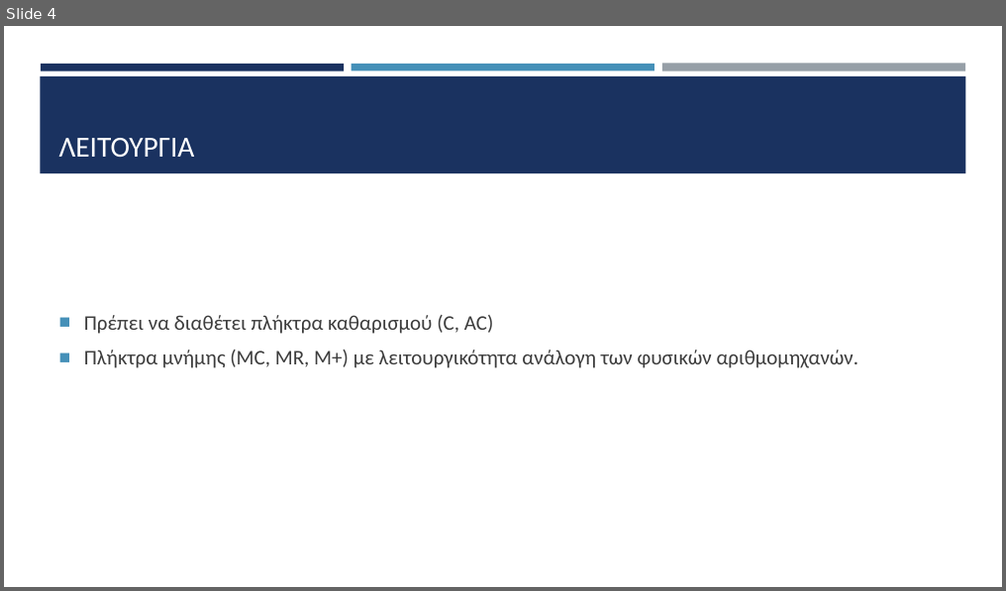
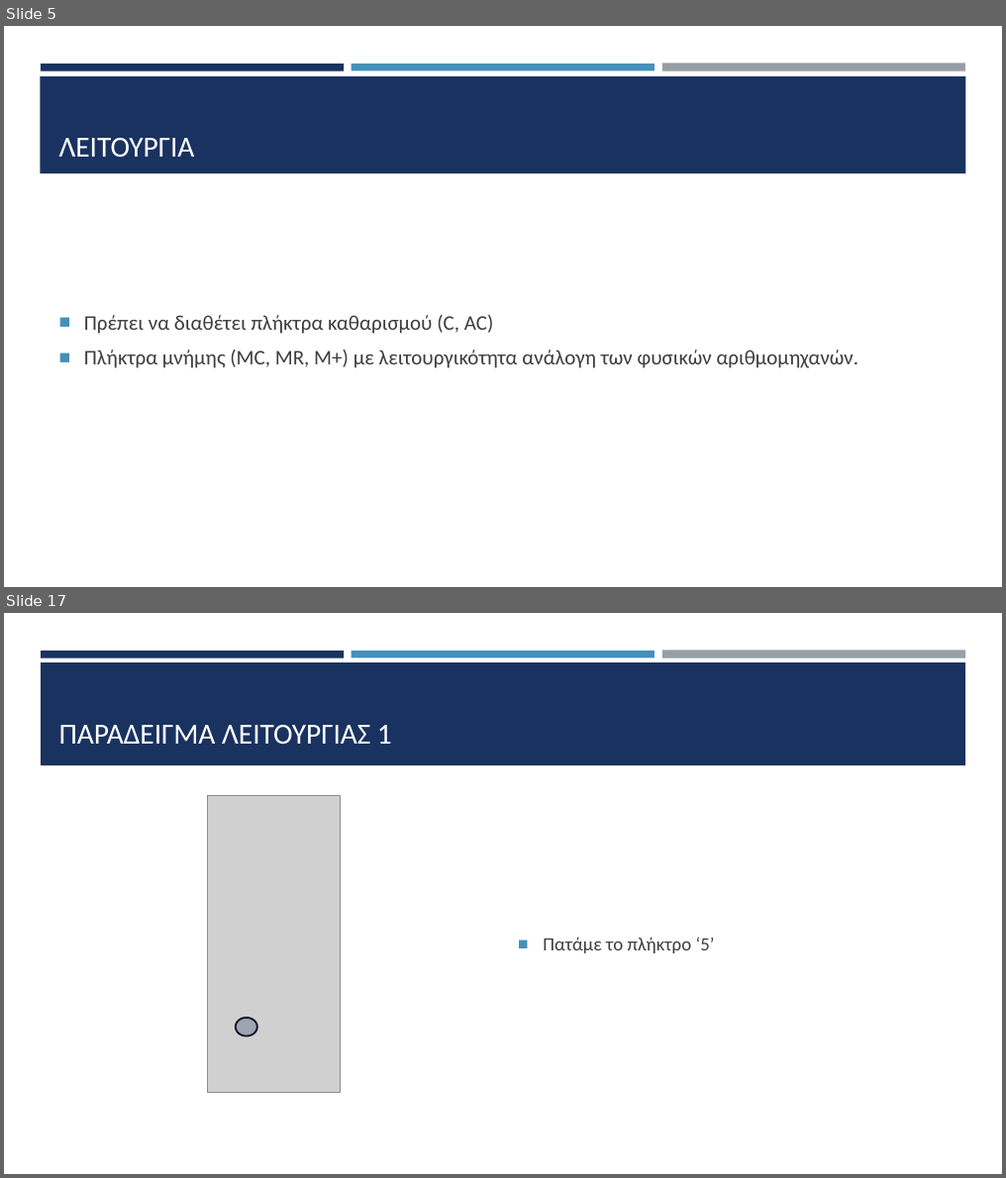
Before and after one commit to HLE47-GROUP03/Scientific_Calculator, a slide deck: sci_calc_main/documentation/Παρουσίαση.pptx. Shown one above the other, each under a label of ours: slide 4 before the commit, slides 5 and 17 after it; the slides between them are not shown. The pictures are 1006x591 and 1006x1178 pixels, drawn with LibreOffice and Linux fonts; fonts in the diff are those of the drawing; grey boxes stand for pictures. Boxes give left, top, right and bottom in pixels: in the first picture for what was removed or moved away, otherwise in the second. Text is boxed around its words. In the diff, an @@ line names an element or a change of style, - is before the commit and + after.

```diff
--- a/sci_calc_main/documentation/Παρουσίαση.pptx
+++ b/sci_calc_main/documentation/Παρουσίαση.pptx
@@ slide 17 added at [4,613,1002,1174], background #FFFFFF; not listed: 3 template elements that a slide beside it also shows @@
@@ rectangle added at [41,663,966,765], fill #1A3260 @@
@@ title added at [59,725,392,744], 28 pt, text #FFFFFF @@
+ΠΑΡΑΔΕΙΓΜΑ ΛΕΙΤΟΥΡΓΙΑΣ 1
@@ picture added at [207,796,341,1093] @@
@@ text added at [543,937,715,954], 18 pt, text #3D3D3D @@
+■ Πατάμε το πλήκτρο ‘5’
@@ ellipse added at [236,1018,257,1037], fill #1A3260 at 27% opacity, outline #0B162A 1.75 pt @@
@@ what was slide 4 is now slide 5 @@
```
Also in this commit, not shown: 4 slides changed, 17 other slides added, 1 slide removed, 1 other file.
